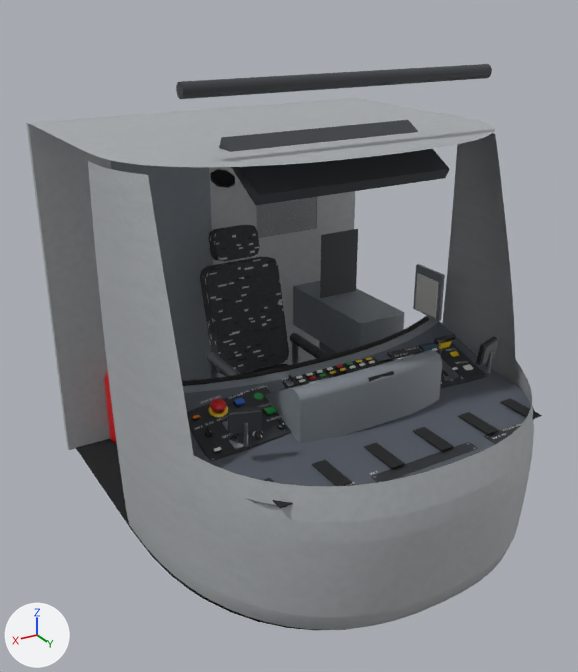
The glTF model tram_parts/extremites/toulouse/cab_m.glb as it was, and as the next commit left it.
Both versions are drawn from a camera (50 mm lens) standing at (2.23, 6.63, 3.09) and looking at (0.06, 3.02, 1.28). Arrows for +X, +Y and +Z are at lower left; the lights stay in place. The picture after the commit comes second. Where no turn or scale is listed for an object, it has been applied to the vertices. Vertices at exactly the same position are counted once.

Script lines for the objects in view, before the commit:
```python
ob_cab_shell = bpy.data.objects.new('cab_shell', me_cab_shell)
ob_cab_shell.location = (0.0, 0.0, 0.0)
ob_desk = bpy.data.objects.new('desk', me_desk)
ob_desk.location = (0.0, 3.6, 1.1)
ob_driver_seat = bpy.data.objects.new('driver_seat', me_driver_seat)
ob_driver_seat.location = (0.0, 2.68, 0.32)
```
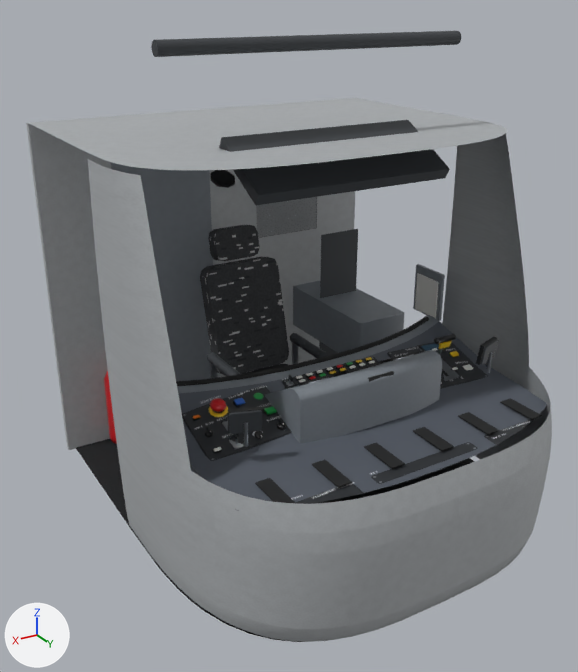
Where the change shows, as pixel boxes (x1, y1, x2, y2) in the pictures (578 x 672 px; the box of a moved part takes in the faces that stretch with it):
'cab_shell', reshaped (8% taller): before (26, 64, 534, 630); after (26, 31, 552, 642)
'desk', reshaped: before (182, 264, 542, 508); after (176, 264, 547, 511)
part 1 of me_cab_shell, moved or reshaped: before (176, 64, 492, 99); after (151, 31, 461, 57)
part 2 of me_cab_shell, moved or reshaped: before (30, 98, 484, 562); after (30, 98, 496, 573)
part 3 of me_cab_shell, surface changed: before (93, 120, 534, 630); after (93, 120, 552, 642)
part 4 of me_desk, moved or reshaped: before (418, 318, 534, 411); after (418, 318, 547, 414)
part 5 of me_desk, moved or reshaped: before (183, 391, 278, 507); after (178, 390, 273, 511)
part 6 of me_desk, surface changed: after (189, 455, 212, 483)

The change, as a diff of the scene's bpy script:
```diff
--- a/tram_parts/extremites/toulouse/cab_m.glb.py
+++ b/tram_parts/extremites/toulouse/cab_m.glb.py
@@ me_cab_shell @@
-me_cab_shell.from_pydata(...)  # 1220 vertices, 2030 faces; spans x -1.12..1.12, y 1.47..4.43, z 0.32..2.76
+me_cab_shell.from_pydata(...)  # 1220 vertices, 2030 faces; spans x -1.12..1.12, y 1.47..4.43, z 0.32..2.9
+# me_cab_shell part 1: the loose piece of 26 vertices spanning x -0.85..0.85, y 3.43..3.5, z 2.68..2.76 is moved by (0.0, -0.24, 0.15)
+# me_cab_shell part 2: 746 vertices moved within x -1.12..1.12, y 3.0..4.42, z 0.32..2.42; 8 vertices removed from x -1.12..1.12, y 3.0..3.23, z 1.02..1.18; 8 vertices added at x -1.12..1.12, y 3.0..3.33, z 1.03..1.15
+# me_cab_shell part 3: 1216 kept faces spanning x -1.12..1.12, y 1.98..4.43, z 0.32..2.42 get new texture (UV) coordinates
 me_cab_shell.materials.append(mat_btn_black)
@@ me_desk @@
 me_desk.from_pydata(...)  # 2430 vertices, 4064 faces; spans x -0.99..1.01, y -0.76..0.66, z -0.76..0.4
-me_desk.vertices[1182].co = (-0.97, -0.03, -0.03)  # pixel (487, 365)
-me_desk.vertices[1183].co = (-0.97, -0.08, -0.01)
-me_desk.vertices[1184].co = (-0.97, -0.11, 0.0)  # pixel (478, 356)
-me_desk.vertices[1185].co = (-0.97, -0.47, 0.1)  # pixel (439, 321)
-me_desk.vertices[1186].co = (-0.95, -0.02, -0.03)  # pixel (485, 366)
-me_desk.vertices[1187].co = (-0.95, -0.06, -0.01)
-me_desk.vertices[1188].co = (-0.95, -0.1, 0.0)  # pixel (476, 358)
-me_desk.vertices[1189].co = (-0.95, -0.46, 0.1)  # pixel (437, 322)
-me_desk.vertices[1190].co = (-0.94, 0.27, -0.05)  # pixel (521, 389)
-me_desk.vertices[1191].co = (-0.94, 0.28, -0.05)  # pixel (522, 390)
-me_desk.vertices[1192].co = (-0.88, -0.14, 0.03)  # pixel (463, 352)
-me_desk.vertices[1193].co = (-0.88, -0.26, 0.06)  # pixel (450, 341)
-me_desk.vertices[1194].co = (-0.88, 0.08, -0.03)  # pixel (489, 376)
-me_desk.vertices[1195].co = (-0.88, -0.03, -0.01)  # pixel (475, 365)
-me_desk.vertices[1196].co = (-0.87, 0.32, -0.05)  # pixel (518, 395)
-me_desk.vertices[1197].co = (-0.87, 0.02, -0.03)  # pixel (480, 371)
-me_desk.vertices[1198].co = (-0.87, -0.03, -0.01)  # pixel (475, 367)
-me_desk.vertices[1199].co = (-0.87, -0.06, 0.0)  # pixel (471, 362)
-me_desk.vertices[1200].co = (-0.87, -0.42, 0.1)  # pixel (432, 326)
-me_desk.vertices[1201].co = (-0.85, 0.45, -0.05)  # pixel (533, 407)
-me_desk.vertices[1202].co = (-0.84, 0.46, -0.05)  # pixel (533, 408)
-me_desk.vertices[1203].co = (-0.81, 0.5, -0.05)  # pixel (535, 412)
-me_desk.vertices[2117].co = (-0.96, -0.32, -0.07)
+# me_desk part 4
+me_desk.vertices[1182].co = (-0.97, 0.27, -0.05)  # pixel (524, 388)
+me_desk.vertices[1183].co = (-0.97, -0.03, -0.03)  # pixel (487, 365)
+me_desk.vertices[1184].co = (-0.97, -0.08, -0.01)
+me_desk.vertices[1185].co = (-0.97, -0.11, 0.0)  # pixel (478, 356)
+me_desk.vertices[1186].co = (-0.97, -0.47, 0.1)  # pixel (439, 321)
+me_desk.vertices[1187].co = (-0.95, 0.28, -0.05)  # pixel (523, 389)
+me_desk.vertices[1188].co = (-0.95, -0.02, -0.03)  # pixel (485, 366)
+me_desk.vertices[1189].co = (-0.95, -0.06, -0.01)
+me_desk.vertices[1190].co = (-0.95, -0.1, 0.0)  # pixel (476, 358)
+me_desk.vertices[1191].co = (-0.95, -0.46, 0.1)  # pixel (437, 322)
+me_desk.vertices[1192].co = (-0.95, 0.45, -0.05)  # pixel (546, 402)
+me_desk.vertices[1193].co = (-0.94, 0.46, -0.05)  # pixel (547, 404)
+me_desk.vertices[1194].co = (-0.88, -0.14, 0.03)  # pixel (463, 352)
+me_desk.vertices[1195].co = (-0.88, -0.26, 0.06)  # pixel (450, 341)
+me_desk.vertices[1196].co = (-0.88, 0.08, -0.03)  # pixel (489, 376)
+me_desk.vertices[1197].co = (-0.88, -0.03, -0.01)  # pixel (475, 365)
+me_desk.vertices[1198].co = (-0.87, 0.5, -0.05)  # pixel (543, 409)
+me_desk.vertices[1199].co = (-0.87, 0.32, -0.05)  # pixel (518, 395)
+me_desk.vertices[1200].co = (-0.87, 0.02, -0.03)  # pixel (480, 371)
+me_desk.vertices[1201].co = (-0.87, -0.03, -0.01)  # pixel (475, 367)
+me_desk.vertices[1202].co = (-0.87, -0.06, 0.0)  # pixel (471, 362)
+me_desk.vertices[1203].co = (-0.87, -0.42, 0.1)  # pixel (432, 326)
+me_desk.vertices[2117].co = (-0.97, -0.32, -0.07)
+# me_desk part 5: 23 of 2430 vertices moved; they spanned x 0.81..0.96, y -0.75..0.5, z -0.07..0.1 and now span x 0.86..0.97, y -0.75..0.5, z -0.07..0.1; mean shift (0.01, 0.0, 0.0); largest move (0.86, -0.75, -0.05) -> (0.87, 0.5, -0.05)
+# me_desk part 6: 4 kept faces spanning x -0.97..0.97, y -0.32..0.28, z -0.07..0.0 get new texture (UV) coordinates
 me_desk.materials.append(mat_btn_black)
```
